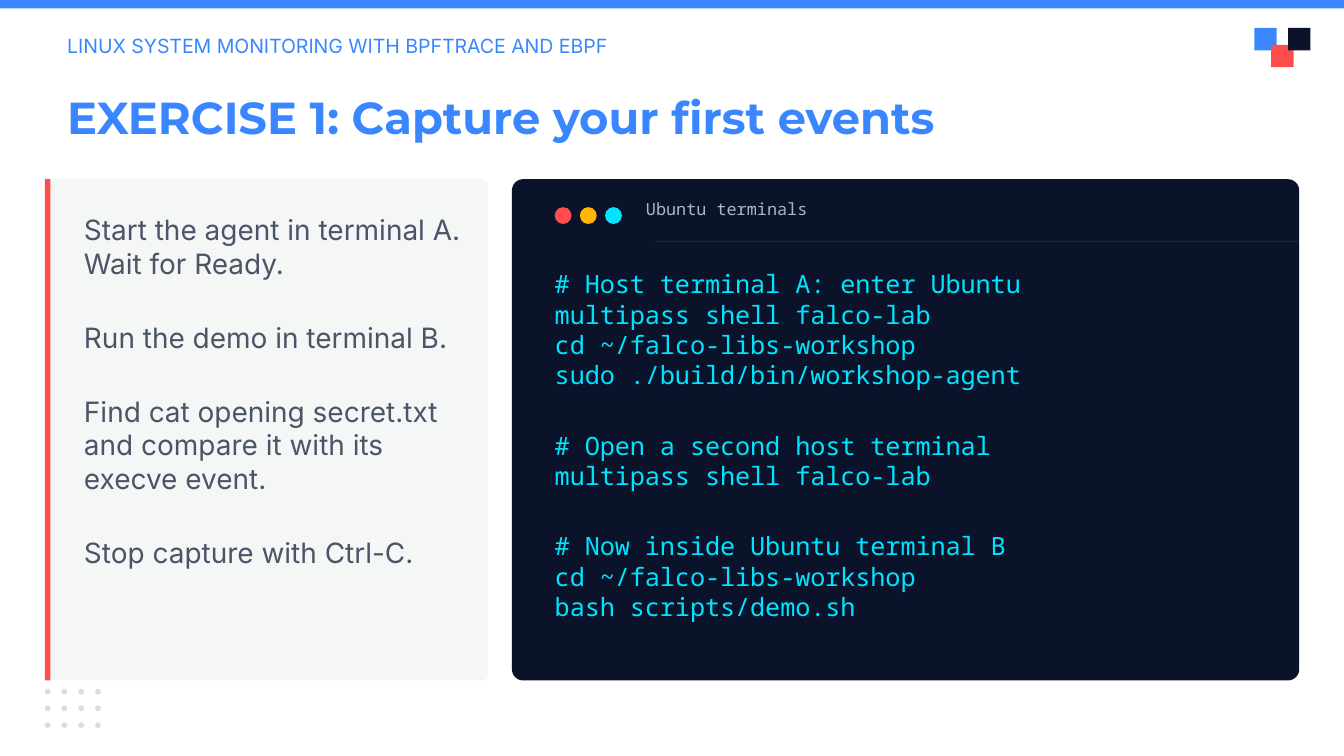
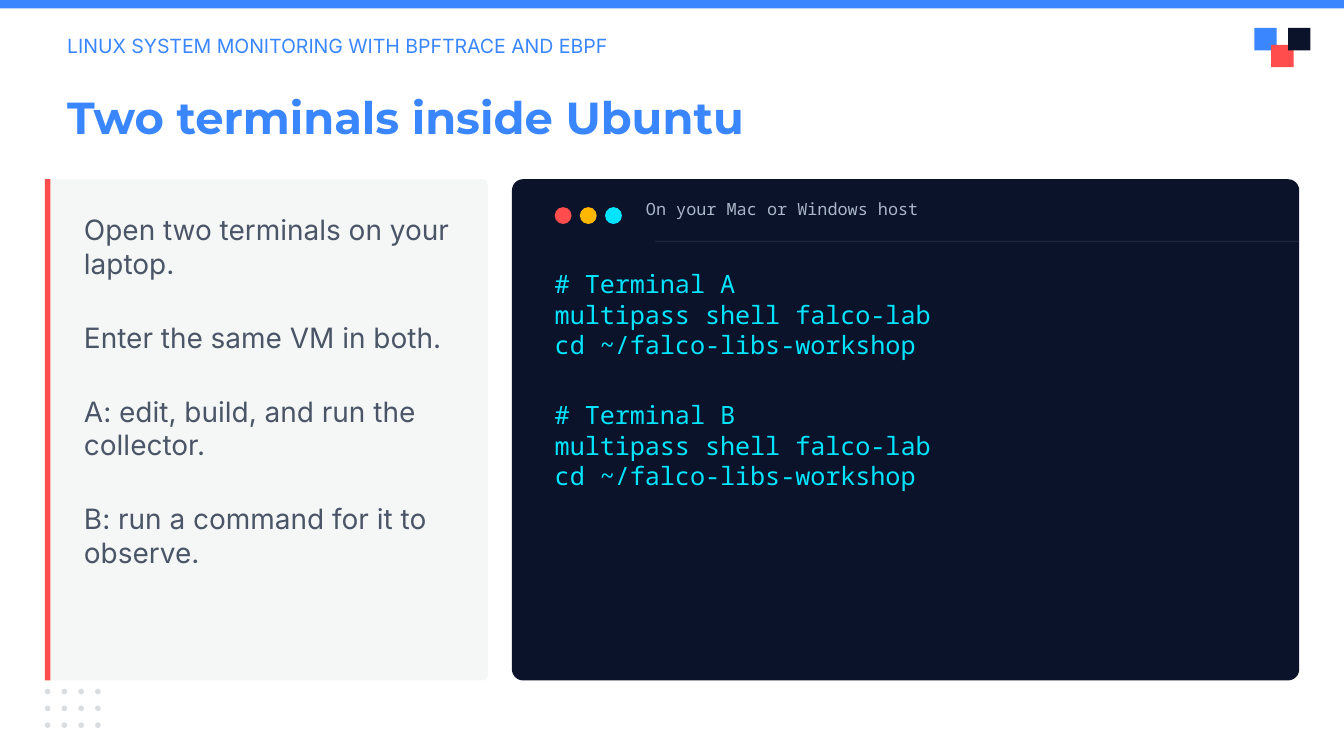
Before and after one commit to julianshalaby-perj/falco-libs-workshop, a slide deck: slide 4 of presentation/falco-libs-intro.pptx (slide 6 before the commit). Drawn at 1344x756 pixels with LibreOffice and Linux fonts; fonts in the diff are those of the drawing; background and template pictures are left out. Boxes give left, top, right and bottom in pixels: in the first picture for what was removed or moved away, otherwise in the second. Text is boxed around its words. In the diff, an @@ line names an element or a change of style, - is before the commit and + after.

```diff
--- a/presentation/falco-libs-intro.pptx
+++ b/presentation/falco-libs-intro.pptx
@@ text at box(67, 98, 744, 135): text changed @@
-EXERCISE 1: Capture your first events
+Two terminals inside Ubuntu
@@ text at box(646, 202, 918, 219): text changed @@
-Ubuntu terminals
+On your Mac or Windows host
@@ text at box(84, 219, 449, 564): text changed @@
-Start the agent in terminal A. Wait for Ready.
-Run the demo in terminal B.
-Find cat opening secret.txt and compare it with its execve event.
-Stop capture with Ctrl-C.
+Open two terminals on your laptop.
+Enter the same VM in both.
+A: edit, build, and run the collector.
+B: run a command for it to observe.
@@ text at box(585, 274, 735, 294): text changed @@
-# Host terminal A: enter Ubuntu
+# Terminal A
@@ text at box(585, 405, 735, 425): text changed @@
-sudo ./build/bin/workshop-agent
-# Open a second host terminal
+# Terminal B
@@ text at box(585, 536, 1006, 556): paragraph removed @@
-# Now inside Ubuntu terminal B
@@ text at box(555, 597, 856, 622): paragraph removed @@
-bash scripts/demo.sh
```
Also in this commit, not shown: 6 other slides changed, 4 slides added, 12 slides removed.
